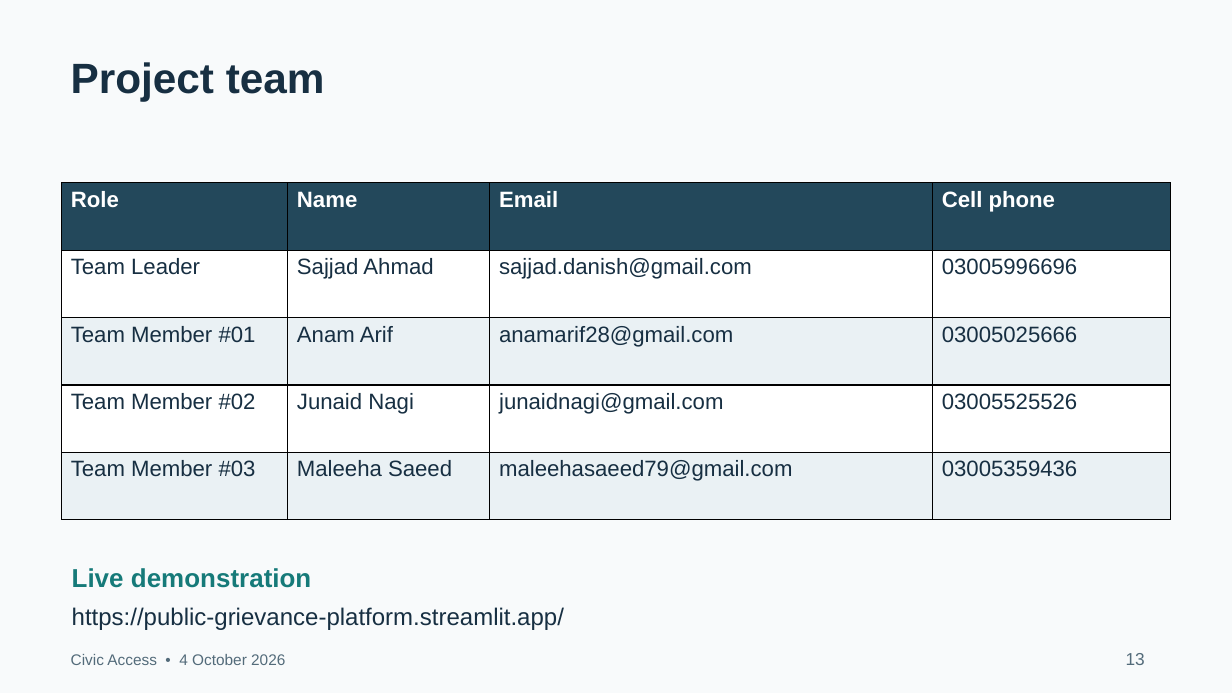
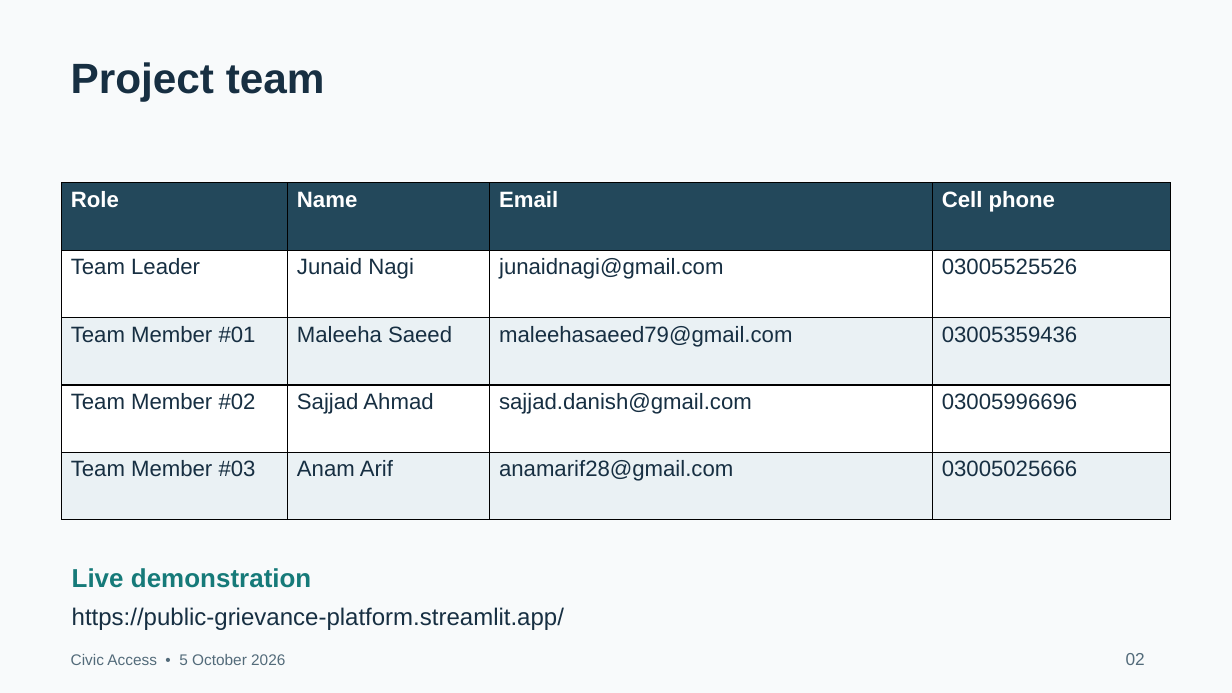
Before and after one commit to ahmadsajjad-logix/public-grievance-platform, a slide deck: slide 2 of docs/Civic Access Project Presentation.pptx (slide 13 before the commit). Drawn at 1232x693 pixels with LibreOffice and Linux fonts; fonts in the diff are those of the drawing. Boxes give left, top, right and bottom in pixels: in the first picture for what was removed or moved away, otherwise in the second. Text is boxed around its words. In the diff, an @@ line names an element or a change of style, - is before the commit and + after.

```diff
--- a/docs/Civic Access Project Presentation.pptx
+++ b/docs/Civic Access Project Presentation.pptx
@@ table at (62,183,1171,520) @@
-row 2: Team Leader | Sajjad Ahmad | sajjad.danish@gmail.com | 03005996696
+row 2: Team Leader | Junaid Nagi | junaidnagi@gmail.com | 03005525526
-row 3: Team Member #01 | Anam Arif | anamarif28@gmail.com | 03005025666
+row 3: Team Member #01 | Maleeha Saeed | maleehasaeed79@gmail.com | 03005359436
-row 4: Team Member #02 | Junaid Nagi | junaidnagi@gmail.com | 03005525526
+row 4: Team Member #02 | Sajjad Ahmad | sajjad.danish@gmail.com | 03005996696
-row 5: Team Member #03 | Maleeha Saeed | maleehasaeed79@gmail.com | 03005359436
+row 5: Team Member #03 | Anam Arif | anamarif28@gmail.com | 03005025666
@@ text at (71,654,285,665): text changed @@
-Civic Access • 4 October 2026
+Civic Access • 5 October 2026
@@ text at (1126,653,1145,665): text changed @@
-13
+02
```
Also in this commit, not shown: 12 other slides changed, 3 slides added, 2 other files.
